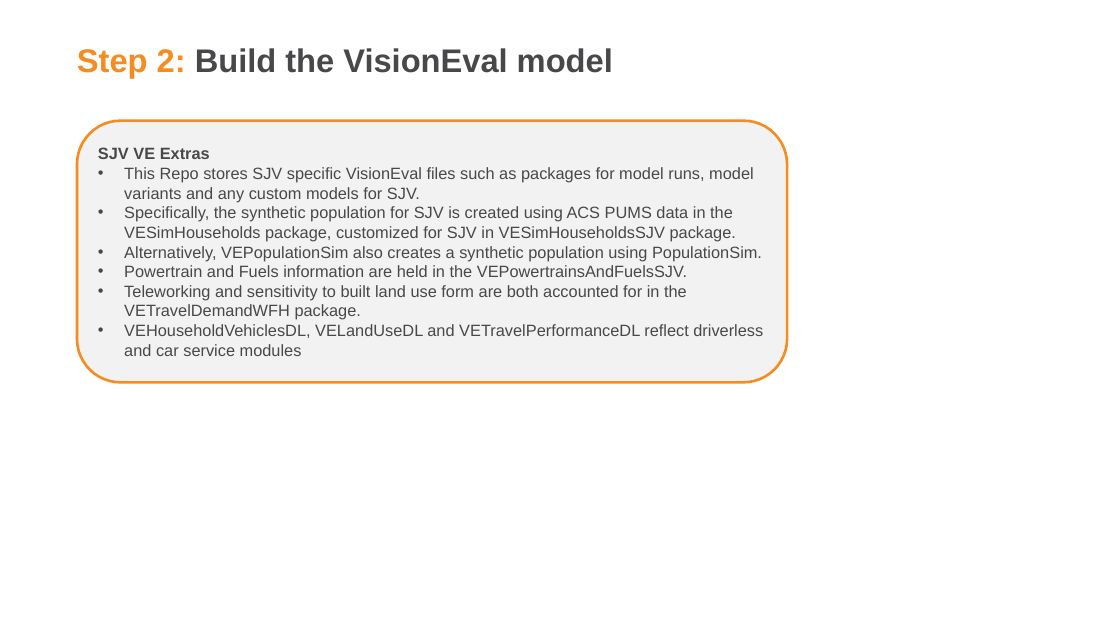
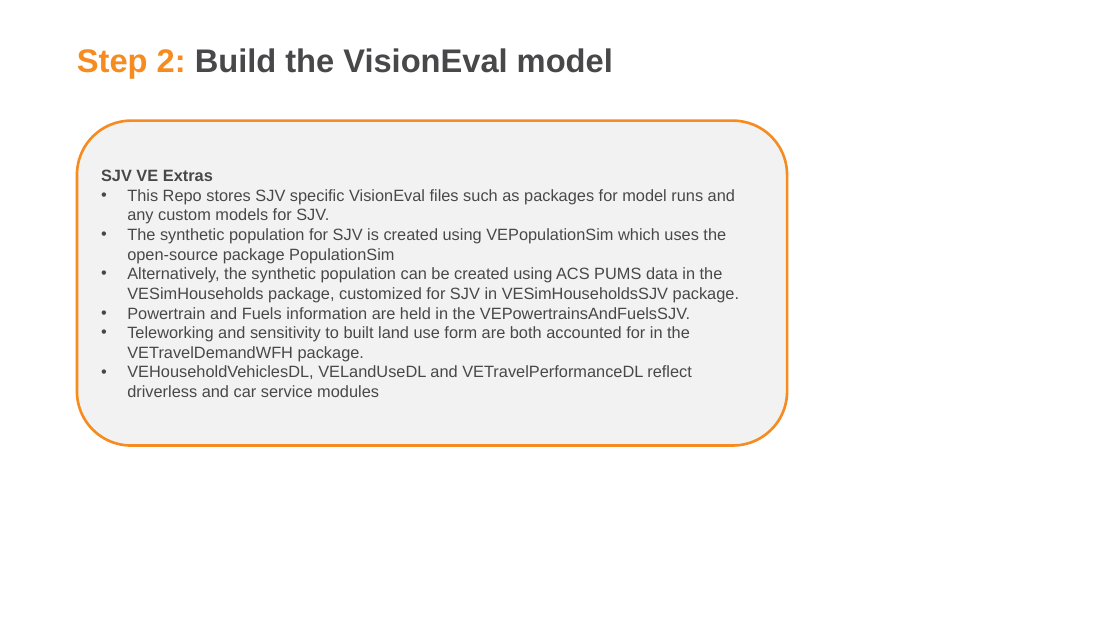
Before and after one commit to RSGInc/SJV-VE-Extras, a slide deck: slide 4 of SJV VE Extras Installation Guide.pptx. Drawn at 1120x630 pixels with LibreOffice and Linux fonts; fonts in the diff are those of the drawing; background and template pictures are left out. Boxes give left, top, right and bottom in pixels: in the first picture for what was removed or moved away, otherwise in the second. Text is boxed around its words. In the diff, an @@ line names an element or a change of style, - is before the commit and + after.

```diff
--- a/SJV VE Extras Installation Guide.pptx
+++ b/SJV VE Extras Installation Guide.pptx
@@ rounded rectangle "SJV VE Extras": place and size @@
-rounded rectangle "SJV VE Extras" at <box>77,121,787,383</box>
+rounded rectangle "SJV VE Extras" at <box>77,121,787,446</box>
@@ text in rounded rectangle at <box>127,189,739,303</box>: text changed @@
-• This Repo stores SJV specific VisionEval files such as packages for model runs, model variants and any custom models for SJV.
-• Specifically, the synthetic population for SJV is created using ACS PUMS data in the VESimHouseholds package, customized for SJV in VESimHouseholdsSJV package.
-• Alternatively, VEPopulationSim also creates a synthetic population using PopulationSim.
+• This Repo stores SJV specific VisionEval files such as packages for model runs and any custom models for SJV.
+• The synthetic population for SJV is created using VEPopulationSim which uses the open-source package PopulationSim
+• Alternatively, the synthetic population can be created using ACS PUMS data in the VESimHouseholds package, customized for SJV in VESimHouseholdsSJV package.
```
Also in this commit, not shown: 7 other slides changed, 1 slide added, 1 slide removed.
